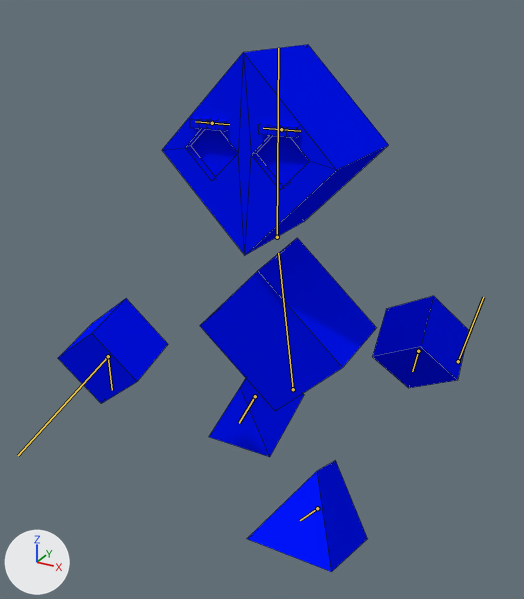
Two versions of the Blender file Unity/Assets/Personagem/Coadjuvantes/Coadjuvantes.blend, one commit apart.
Rendered twice from a camera (50 mm lens) standing at (2.35, -4.76, 4.23) and looking at (-0.16, -0.2, 1.95). Arrows for +X, +Y and +Z are at lower left; the lights stay in place. Both versions are drawn at frame 20 of the action 'Sieg_Movendo'; the numbers are the values there. The bones that bend it are drawn over the model as lines. Mesh edges are drawn as thin lines.

The first picture shows 'Corpo'.
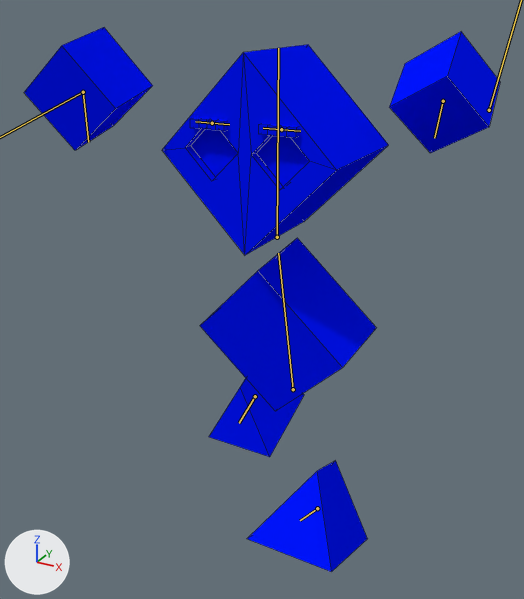
Location of each change, (x1, y1, x2, y2) in pixels of the pictures (524 x 599 px):
'Corpo', posed (16% wider)
    before: (58, 44, 469, 572)
    after: (24, 27, 500, 572)
bone 'Bone.003', root to tip
    before: (418, 351) to (412, 371)
    after: (443, 101) to (434, 138)
bone 'Bone.008', root to tip
    before: (108, 356) to (112, 390)
    after: (83, 92) to (88, 142)

Patch to the scene script:
```diff
--- a/Unity/Assets/Personagem/Coadjuvantes/Coadjuvantes.blend.py
+++ b/Unity/Assets/Personagem/Coadjuvantes/Coadjuvantes.blend.py
@@ bone_bone_003 @@
 bone_bone_003 = bpy.data.objects['Osso'].pose.bones['Bone.003']  # child of 'Bone'
-bone_bone_003.location = (0.343, 0.107, 0.165)
+bone_bone_003.location = (0.534, -0.987, 0.153)
@@ bone_bone_008 @@
 bone_bone_008 = bpy.data.objects['Osso'].pose.bones['Bone.008']  # child of 'Bone'
-bone_bone_008.location = (-0.53, -0.114, -0.058)
+bone_bone_008.location = (-0.339, -1.208, -0.07)
```
